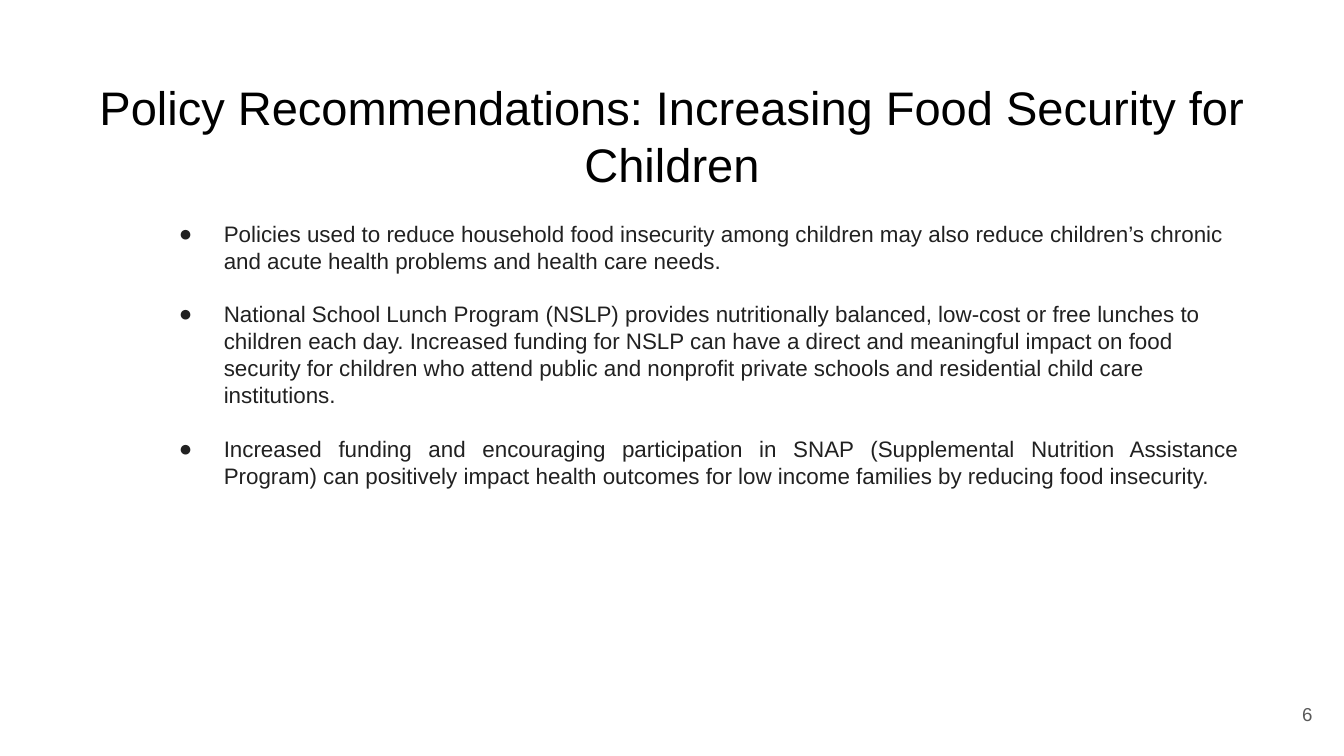
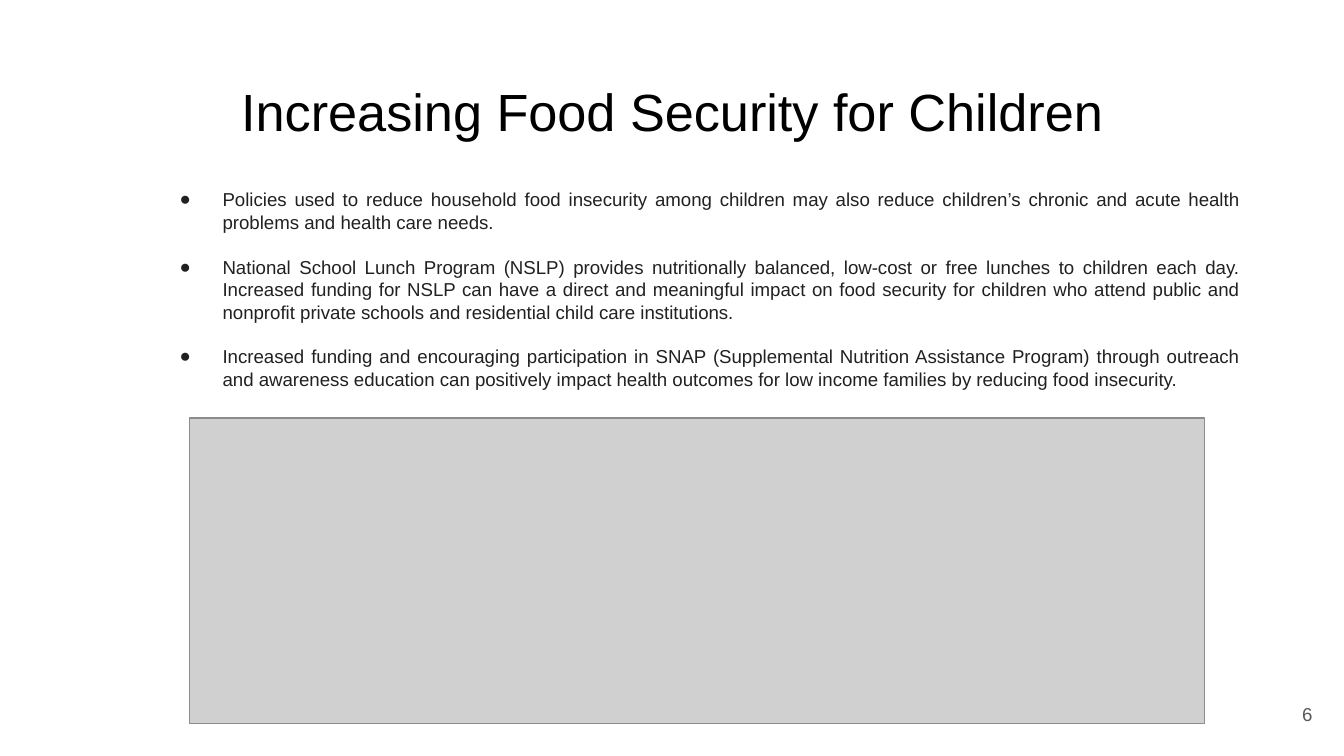
Before and after one commit to himalayahall/DATA608, a slide deck: slide 6 of Story 6/Food Security.pptx. Drawn at 1344x756 pixels with LibreOffice and Linux fonts; fonts in the diff are those of the drawing; grey boxes stand for pictures. Boxes give left, top, right and bottom in pixels: in the first picture for what was removed or moved away, otherwise in the second. Text is boxed around its words. In the diff, an @@ line names an element or a change of style, - is before the commit and + after.

```diff
--- a/Story 6/Food Security.pptx
+++ b/Story 6/Food Security.pptx
@@ title at box(241, 93, 1103, 141): text changed; size 25.2 to 28 pt @@
-Policy Recommendations: Increasing Food Security for Children
+Increasing Food Security for Children
@@ text "Policies used to reduce household ...": place and size @@
-text "Policies used to reduce household ..." at box(224, 225, 1238, 489)
+text "Policies used to reduce household ..." at box(223, 192, 1239, 390)
@@ text at box(223, 192, 1239, 323): size 12 to 10 pt in "Policies used to reduce household food insecurity ...", "National School Lunch Program (NSLP) provides nutritionally ..."; alignment left to justified; indent changed @@
@@ text at box(223, 349, 1239, 390): text changed; size 12 to 10 pt @@
-● Increased funding and encouraging participation in SNAP (Supplemental Nutrition Assistance Program) can positively impact health outcomes for low income families by reducing food insecurity.
+● Increased funding and encouraging participation in SNAP (Supplemental Nutrition Assistance Program) through outreach and awareness education can positively impact health outcomes for low income families by reducing food insecurity.
@@ picture added at box(190, 418, 1204, 723) @@
```
Also in this commit, not shown: 4 other slides changed, 1 slide removed, 1 other file.
